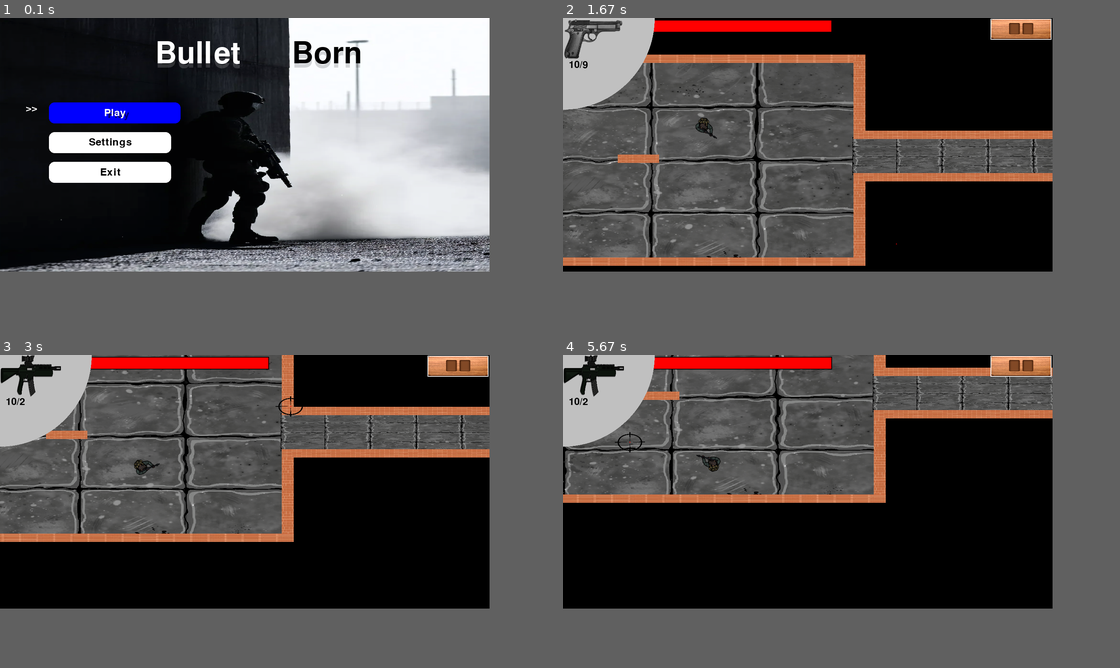
Above: before the commit, frames 1-4 (two rows, left to right).
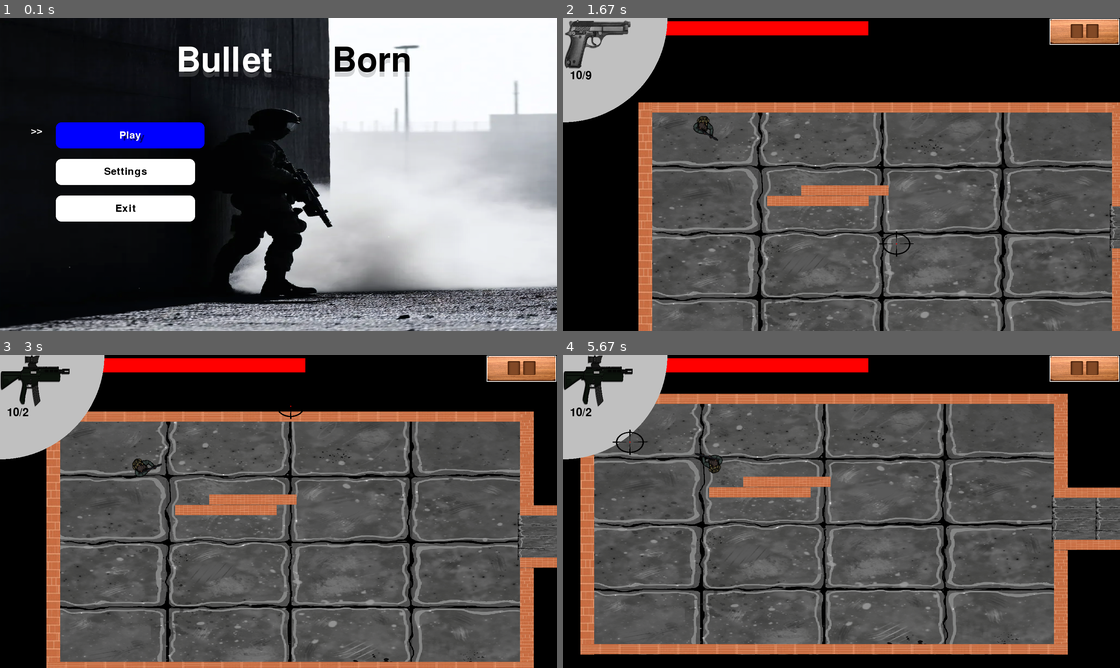
Above: after the commit, the same moments.

Repository: ML642/Pygame-Project
Game: pygame game, started from Maingame.py
Two runs of this game, one before a commit and one after it. Both use one fixed random seed, a clock stepped at 60 frames per second and the inputs below.
Inputs (mouse positions are in pixels of both pictures, inside the frame that each line leads up to):
- Up to frame 1 (0.1 s): no input
- Up to frame 2 (1.67 s): tap Enter at 0.33 s; hold Right 0.67-1.13 s; hold Q 1.17-1.47 s; hold Up 1.17-1.47 s; move the mouse to (847, 196) at 1.2 s; hold Up from 1.5 s (still down); move the mouse to (897, 243) at 1.53 s
- Up to frame 3 (3 s): release Up at 1.8 s; tap Tab at 1.83 s; hold Right 2.17-2.63 s; move the mouse to (345, 539) at 2.2 s; hold Left from 2.67 s (still down); move the mouse to (289, 405) at 2.7 s; tap 2 at 2.82 s
- Up to frame 4 (5.67 s): release Left at 3.2 s; hold Down 3.23-3.53 s; move the mouse to (813, 592) at 3.27 s; tap 3 at 3.38, 4.55 s; hold Left 3.57-3.97 s; move the mouse to (841, 549) at 3.6 s; hold Up 4-4.37 s; move the mouse to (1053, 630) at 4.03 s; tap 2 at 4.15, 5.62 s; hold Right 4.4-5.03 s; move the mouse to (752, 408) at 4.43 s; hold Down 5.07-5.43 s; move the mouse to (986, 483) at 5.1 s; tap 1 at 5.22 s; hold Left from 5.47 s (still down); move the mouse to (629, 442) at 5.5 s
In our replay, the window is 1350x700 before the commit and 1536x864 after it. These sizes can differ from the game's own. Grey fills any space a smaller window leaves; there, only what the larger window draws over its background counts as a difference.

The runs differ from the first frame. In frame 1, 50% of the frame differs, in the area x 0-100%, y 0-100%; in frame 2, 64%; in frame 3, 69%; in frame 4, 71%, in the area x 0-100%, y 0-96%.

Commit message:
second level

Diff:
--- a/Maingame.py
+++ b/Maingame.py
@@ -103,7 +103,7 @@
 
 
 level_1data = [
-    {"x": 50, "y": 50, "form": 2, "type": 1, "enemies_counter": 3},
+    {"x": 50, "y": 50, "form": 8, "type": 1, "enemies_counter": 0},
     {"x": 700 + 50 + 240 + 100, "y": 50, "form": 9, "type": 1, "enemies_counter": 3},
     {"x": 50 + (700 + 240 + 100) * 2, "y": 50, "form": 3, "type": 1, "enemies_counter": 3},
     {"x": 50 + (700 + 240 + 100) * 2, "y": 50 - (500 + 260), "form": 8, "type": 1, "enemies_counter": 3},
@@ -119,7 +119,26 @@
     {"x": 50 + (700 + 240 + 100) * 2, "y": 10 + (500 + 260) * 4, "form": 9, "type": 1, "enemies_counter": 3},
     {"x": 50 + (700 + 240 + 100) * 3, "y": 10 + (500 + 260) * 4, "form": 6, "type": 1, "enemies_counter": 3}
 ]
-
+level_2data = [
+    {"x": 50, "y": 50, "form": 7, "type": 1, "enemies_counter": 0},
+    {"x": 50 + (700 + 240 + 100), "y": 50, "form": 2, "type": 1, "enemies_counter": 0},
+    {"x": 50 + (700 + 240 + 100) * 2 , "y": 50, "form": 9, "type": 1, "enemies_counter": 0},
+    {"x": 50 + (700 + 240 + 100) * 3,  "y": 50, "form": 2, "type": 1, "enemies_counter": 0},
+    {"x": 50 + (700 + 240 + 100) * 4 , "y": 50, "form": 6, "type": 1, "enemies_counter": 0},
+    {"x": 50 + (700 + 240 + 100) * 3 , "y": 50 + (500+240), "form": 11, "type": 1, "enemies_counter": 0},
+    {"x": 50 + (700 + 240 + 100) * 4 , "y": 50 + (500+240), "form": 4, "type": 1, "enemies_counter": 0},
+    {"x": 50 + (700 + 240 + 100) * 4,  "y": 50 + (500+240) * 2 , "form": 10, "type": 1, "enemies_counter": 0},
+
+    {"x": 50 + (700 + 240 + 100) , "y": 50+(500 + 240), "form": 5, "type": 1, "enemies_counter": 0},
+    {"x": 50 + (700 + 240 + 100) , "y": 50+(500 + 240) * 2, "form": 5, "type": 1, "enemies_counter": 0},
+    {"x": 50 + (700 + 240 + 100), "y": 50+(500 + 240) * 3, "form": 11, "type": 1, "enemies_counter": 0},
+    {"x": 50 + (700 + 240 + 100) * 2, "y": 50+(500 + 240) * 3, "form": 2, "type": 1, "enemies_counter": 0},
+
+    {"x": 50 + (700 + 240 + 100) * 3 ,"y": 50+(500 + 240) * 3, "form": 6, "type": 1, "enemies_counter": 3 },
+    {"x": 50 + (700 + 240 + 100) * 2, "y": 50+(500 + 240) * 4, "form": 11, "type": 1, "enemies_counter": 0},
+    {"x": 50 + (700 + 240 + 100) * 3, "y": 50+(500 + 240) * 4, "form": 9, "type": 1, "enemies_counter": 0},
+    {"x": 50 + (700 + 240 + 100) * 4, "y": 50+(500 + 240) * 4, "form": 6, "type": 1, "enemies_counter": 0},
+]
 
 
 
@@ -133,17 +152,17 @@
 floors.add(Floor(50 * scale_x,50 * scale_y))
 def Room_Create ( x , y  , form , type , enemies_counter ):
     walls.add(generate_room(int(x ),int(y ),form,type , scale_x , scale_y))
-    floors.add(Floor(x *  scale_x, y * scale_y,scale_x , scale_y))
-
-
-    Rooms.add(Room(x  * scale_x,(y+50) * scale_y , enemies_counter,scale_x , scale_y))
+    floors.add(Floor( x *  scale_x, y * scale_y   , scale_x  ,  scale_y))
+
+
+    Rooms.add(Room( x * scale_x,(y+50) * scale_y , enemies_counter,scale_x , scale_y))
     if form == 1 or form == 2 or form ==9 or form == 8 or form == 11 or form ==7 :   # right corridor
          floors.add(Floor_Hallway((x + 677) * scale_x , (y + 195)* scale_y , 300  , 90  ,scale_x,scale_y))
     if form == 1 or form == 2 or form == 3 or form == 4 or form == 5 or form ==8 : # bottom corridor
         floors.add(Floor_Hallway( (x + 250)*scale_x , (y + 480)*scale_y , 210  , 260 , scale_x ,  scale_y ))
     if form ==1 or form == 2 or form == 3 or form == 4 or form ==6 or form == 9  : # left corrior
         floors.add(Floor_Hallway( (x  - 300) * scale_x , (y + 195)*scale_y , 300  ,  90  , scale_x , scale_y))
-    if form == 1 or form == 3 or form ==4 or form == 5  or form == 7 : # top corridor ,
+    if form == 1 or form == 3  or form == 5  : # top corridor ,
         floors.add(Floor_Hallway( (x + 250) *  scale_x , (y -  230)* scale_y   , 210 , 255  ,scale_x ,scale_y ))
 
 
@@ -159,10 +178,10 @@
 #############################
 
 
-
-walls = generate_room(int((-300 - ROOM_WIDTH) + int(OFFSET) * ( scale_x -1 ) )  ,int( 50 ), 7, 1, scale_x ,scale_y )  # initiate first room
-floors.add(Floor((-300 - 700) - int(OFFSET2) * (scale_x -1 ),  50 * scale_y  , scale_x , scale_y))
-floors.add(Floor_Hallway((-300) -  int(OFFSET3) *(scale_x -1), (50 + 195) * scale_y, 400 , 90  , scale_x , scale_y))
+walls = pygame.sprite.Group()
+# walls = generate_room(int((-300 - ROOM_WIDTH) + int(OFFSET) * ( scale_x -1 ) )  ,int( 50 ), 7, 1, scale_x ,scale_y )  # initiate first room
+# floors.add(Floor((-300 - 700) - int(OFFSET2) * (scale_x -1 ),  50 * scale_y  , scale_x , scale_y))
+# floors.add(Floor_Hallway((-300) -  int(OFFSET3) *(scale_x -1), (50 + 195) * scale_y, 400 , 90  , scale_x , scale_y))
 
 
 
@@ -236,16 +255,16 @@
 OFFSET = 700
 OFFSETY = (scale_y-1) * 200
 
-player.rect.center = ( -500 +(1-scale_x) * OFFSET ,50 + ( 700 / 2 )* scale_y - OFFSETY  )  # - move the player to the room
+player.rect.center = (150* scale_x ,  150 * scale_y)# - move the player to the room
 
 def rerender (data,walls,floors,Rooms,enemies,drops,interactive_objects,player):
     walls.empty()
     floors.empty()
     Rooms.empty()
     enemies.empty()
-
     interactive_objects.empty()
     player.tears.clear()
+
     for room_data in data :
         Room_Create(room_data["x"], room_data["y"], room_data["form"], room_data["type"], room_data["enemies_counter"])
 
@@ -294,6 +313,9 @@
                      Restart(Rooms,player, enemies ,drops,scale_x, scale_y, OFFSET, OFFSETY)
                      enemies_counter = 0
                      FIRE_MODES = copy.deepcopy(FIRE_MODES_COPY)
+                elif event.key == pygame.K_q:
+                    rerender(level_2data,walls,floors,Rooms,enemies,drops,interactive_objects,player)
+                    player.rect.center =( 150 * scale_x , 150 * scale_y)
 
 
         if player.is_reloading and FIRE_MODES[player.current_mode]["full"] != FIRE_MODES[player.current_mode]["bullets"]:
--- a/game_over.py
+++ b/game_over.py
@@ -7,7 +7,7 @@
     for room in Rooms :
         room.active = False
         room.clear = False
-    player.rect.center = ( -500 +(1-scale_x) * OFFSET ,50 + ( 700 / 2 )* scale_y - OFFSETY  )  # - move the player to the room
+    player.rect.center =(150 * scale_x , 150 * scale_y ) # - move the player to the room
     player.health = player.max_health
     for enemy in enemies:
         enemy.kill()
--- a/player.py
+++ b/player.py
@@ -53,7 +53,7 @@
         self.max_health = 30 * self.multiplier
         self.shot_cooldown = 0
         self.tears = []  # Projectiles
-        self.angle = 0
+        self.angle = 180
 
         #dash mechanics
         self.dash_speed_multiplier = 3
@@ -145,12 +145,12 @@
                 self.rect.centerx,
                 self.rect.centery,
                 direction,
-                speed=mode["speed"],
-                damage=mode["damage"],
+                speed = mode["speed"],
+                damage = mode["damage"],
                 scale_x=self.scale_x,
                 scale_y=self.scale_y
             )
-            angle = math.degrees(math.atan2(-direction[1], direction[0]))
+            angle = math.degrees(math.atan2(-direction[1], direction[0])) + 180
             tear.image = pygame.transform.rotate(tear.image, angle)
             self.tears.append(tear)
             self.last_shot_time = current_time
--- a/settings.json
+++ b/settings.json
@@ -1 +1 @@
-{"resolution": [1350, 700], "music_volume": 92, "sfx_volume": 39, "difficulty": "medium"}
+{"resolution": [1536, 864], "music_volume": 12, "sfx_volume": 99, "difficulty": "easy"}
